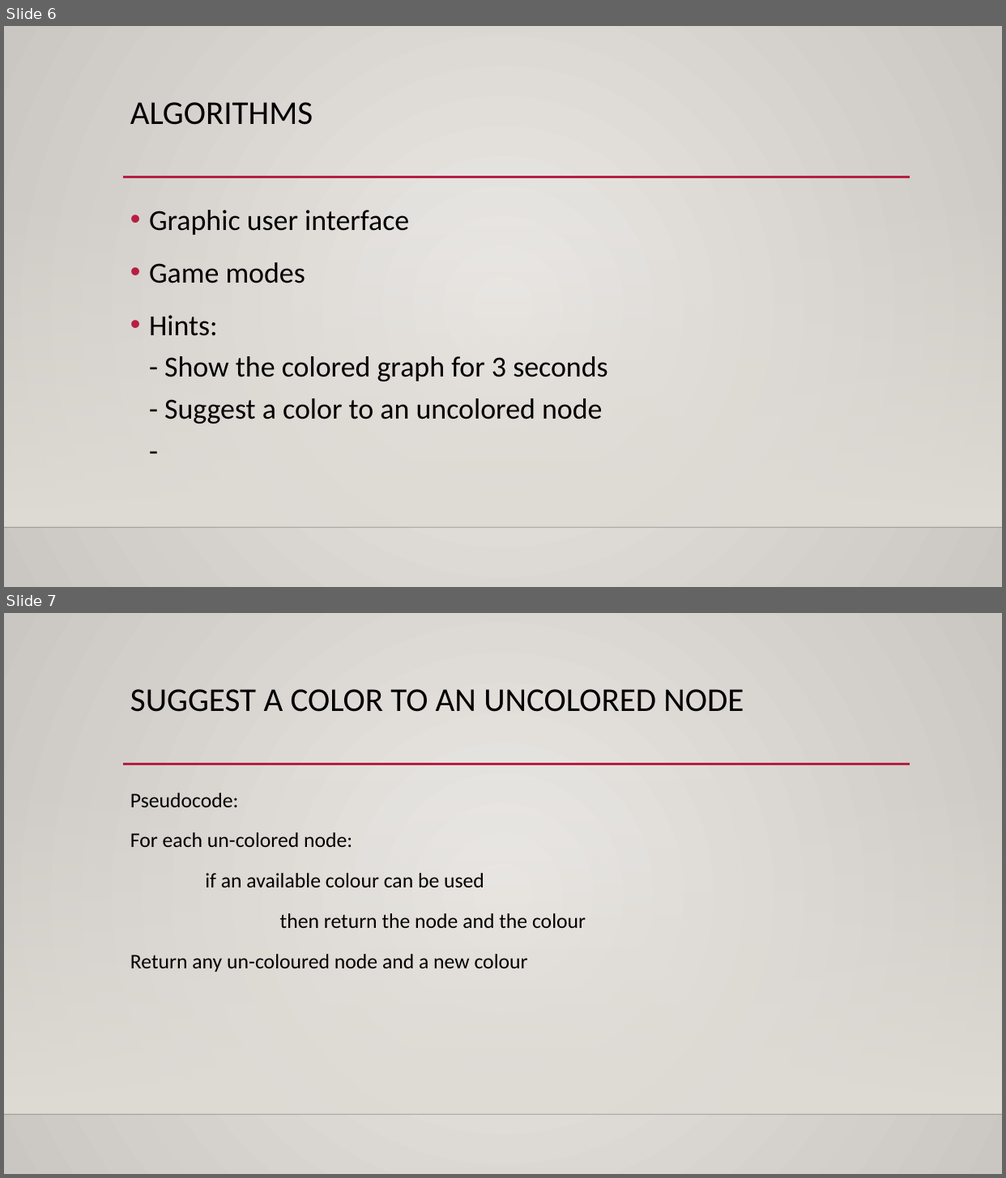
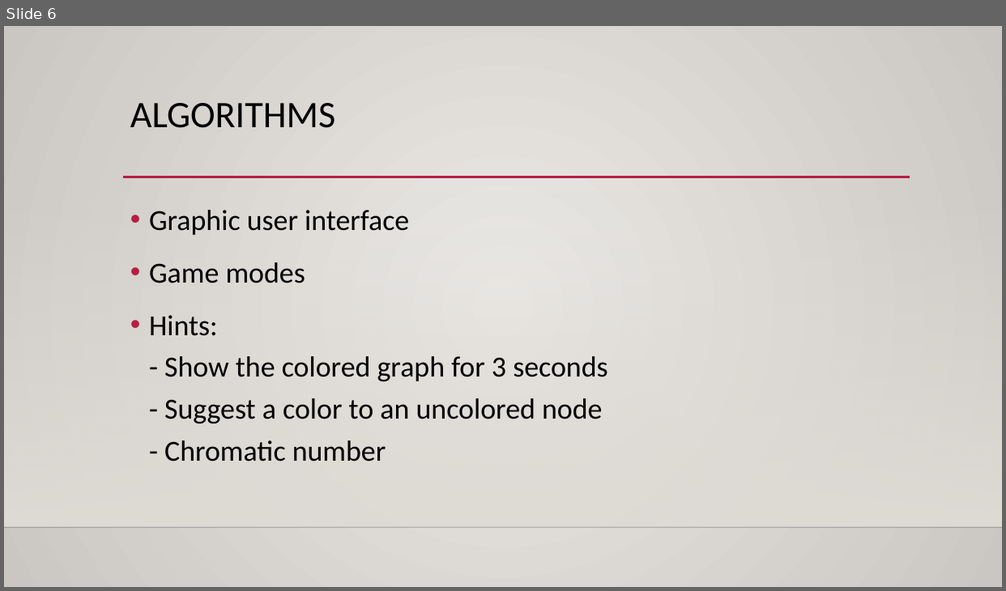
Before and after one commit to diagnoza/develop-, a slide deck: Project1-1/Phase2/Presentation2.pptx. Shown one above the other, each under a label of ours: slides 6 and 7 before the commit, slide 6 after it. The pictures are 1006x1178 and 1006x591 pixels, drawn with LibreOffice and Linux fonts; fonts in the diff are those of the drawing; background and template pictures are left out. Boxes give left, top, right and bottom in pixels: in the first picture for what was removed or moved away, otherwise in the second. Text is boxed around its words. In the diff, an @@ line names an element or a change of style, - is before the commit and + after.

```diff
--- a/Project1-1/Phase2/Presentation2.pptx
+++ b/Project1-1/Phase2/Presentation2.pptx
@@ slide 7 removed at [4, 613, 1002, 1174], background gradient #ECEAE7 to #CAC7C1; not listed: 3 template elements that a slide beside it also shows @@
@@ title removed at [130, 689, 744, 712] @@
-SUGGEST A COLOR TO AN UNCOLORED NODE
@@ text removed at [130, 793, 586, 972] @@
-Pseudocode:
-For each un-colored node:
-if an available colour can be used
-then return the node and the colour
-Return any un-coloured node and a new colour
@@ slide 6 changed as well @@
@@ title "ALGORITHMS" at [130, 103, 335, 128]: size 32 to 36 pt @@
@@ text at [149, 315, 607, 462]: text changed @@
-• Hints:
-  - Show the colored graph for 3 seconds
-  - Suggest a color to an uncolored node
-  -
+• Hints:
+  - Show the colored graph for 3 seconds
+  - Suggest a color to an uncolored node
+  - Chromatic number
```
Also in this commit, not shown: 7 other slides changed.
